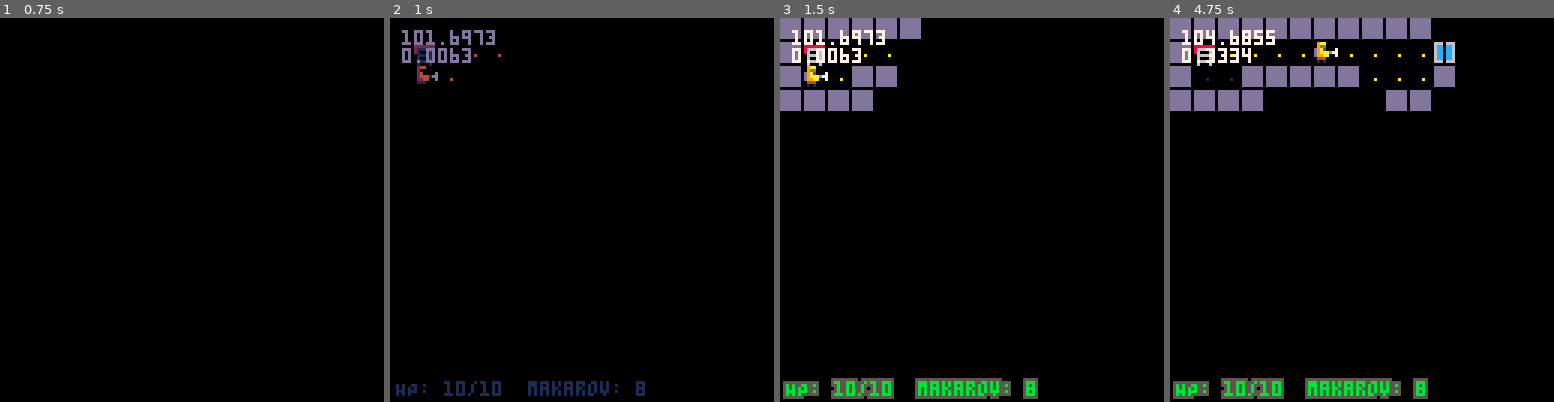
Above: before the commit, frames 1-4 (left to right).
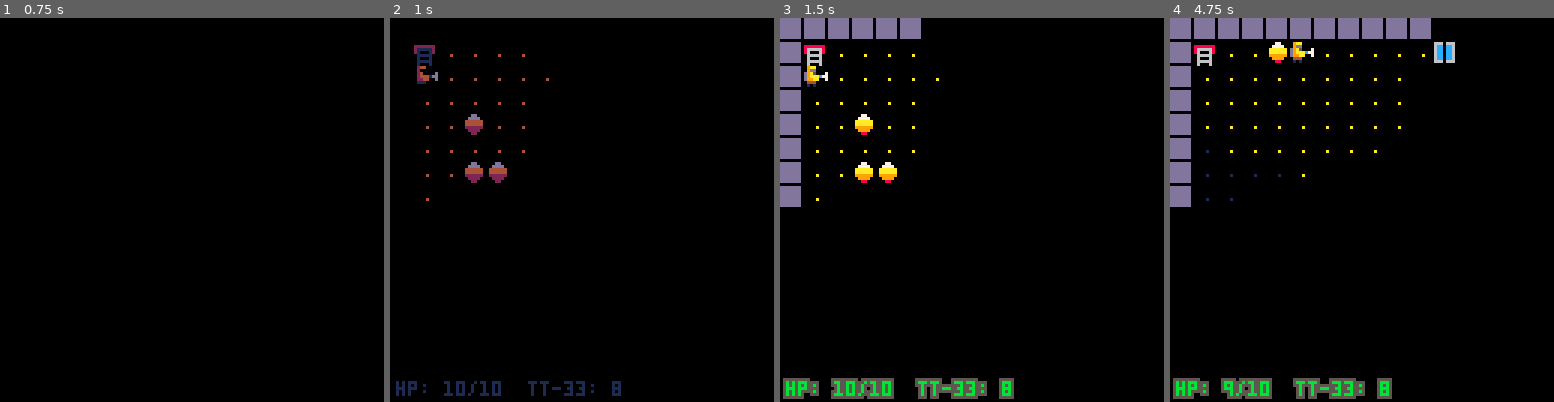
Above: after the commit, the same moments.

Repository: cjkg/zona-rl
Game: PICO-8 cartridge zona.p8
Two runs of this game, one before a commit and one after it. Both use one fixed random seed, a clock stepped at 60 frames per second and the inputs below.
Inputs:
- Up to frame 1 (0.75 s): tap X (X key) at 0.33 s; tap O (Z key) at 0.7 s
- Up to frame 2 (1 s): no input
- Up to frame 3 (1.5 s): tap X (X key) at 1.07 s
- Up to frame 4 (4.75 s): hold Right 1.6-2.1 s; tap O (Z key) every 0.4 s from 1.7 to 4.5 s; tap X (X key) at 1.85, 2.97, 4.08 s; hold Up 2.15-2.42 s; hold Right 2.47-3.03 s; hold Left 3.08-3.58 s; hold Down 3.63-3.97 s; hold Right 4.02-4.68 s; hold Up from 4.73 s (still down)

Frame 1 is identical in both runs. In frame 2, 2.1% of the frame differs, in the area x 1-67%, y 3-99%; in frame 3, 5.3%; in frame 4, 7.6%, in the area x 0-75%, y 3-100%.

Commit message:
inventory/use menus
Got rid of animap (for now, it may return), built groundwork for inventory menu and the use menu, but we need to figure out how to implement actual uses of items and picking them up. Simplified ai_attack movement, got rid of candidate system, per a suggestion on youtube.

Diff:
--- a/draws/animation/animap.lua
+++ /dev/null
@@ -1,16 +0,0 @@
-function animap()
-	tani+=1
-	if (tani<30) return
-		tani=0
-		for x=0,15 do
-			for y=0,15 do
-				local tle=mget(x,y)
-				if isin(tle,mapani.ani1) then
-					tle+=1
-				elseif isin(tle,mapani.ani2) then
-					tle-=1
-				end
-			mset(x,y,tle)
-		end
-	end
-end
--- a/draws/draw_game.lua
+++ b/draws/draw_game.lua
@@ -1,13 +1,12 @@
 function draw_game()
 	----delete/review
-	if (cpumax<stat(1)) cpumax=stat(1)
+	--[[if (cpumax<stat(1)) cpumax=stat(1)
 	if (memmax<stat(0)) memmax=stat(0)
 	debug[1]=memmax
 	debug[2]=cpumax
 	if fadeperc==1 then return end --fixes flicker
 
-	animap()
-
+	]]
 	cls()
 	map()
 	for e in all(entities) do
--- /dev/null
+++ b/draws/draw_inventory.lua
@@ -0,0 +1,44 @@
+function draw_inventory()
+    local c1,c2
+    if player.hp>=6 then
+        c1=3
+        c2=11
+    elseif player.hp>=3 then
+        c1=9
+        c2=10
+    else
+        c1=8
+        c2=9
+    end
+    rectfill2(0,0,128,128,0)
+    rectfill2(34,30,92,59,6)
+    rectfill2(36,32,88,55,5)
+    --delete/review
+	rectfill2(4,36,28,20,6)
+    pal(6,c1)
+    pal(5,c2)
+	spr(76,6,38,3,2)
+    pal()
+    print(player.hp.."/"..player.maxhp,6,49,7)
+
+    rectfill2(4,58,28,20,6)
+    rectfill2(6,60,24,16,12)
+    spr(109,4,59,3,2)
+    print(tt_ammo,6,71,7)
+    print("items",40,36,6)
+    local item_y=43
+    for i=1,maxslots do
+        if i==inv_cursor then
+            spr(79,41+min(sin(time())),item_y,1,1)
+        end
+
+        if inv[i] then
+            print(inv[i].name,50,item_y,7)
+        elseif i<=slots then
+            print("-",50,item_y,6)
+        elseif i<=maxslots then
+            print("locked",50,item_y,13)
+        end
+        item_y+=7
+    end
+end
--- /dev/null
+++ b/draws/draw_use.lua
@@ -0,0 +1,14 @@
+function draw_inventory_use()
+    local use_options=inv[inv_cursor].use_options
+    item_y=32
+    rectfill2(96,28,32,#use_options*6+8,6)
+    rectfill2(98,30,28,#use_options*6+4,5)
+    for i=1,#use_options do
+        if i==use_cursor then
+            spr(79,100+min(sin(time())),item_y,1,1)
+        end
+
+        print(use_options[i],104,item_y,7)
+        item_y+=7
+    end
+end
--- a/gameplay/ai.lua
+++ b/gameplay/ai.lua
@@ -43,21 +43,16 @@
                 local dx,dy=dirx[i],diry[i]
                 local tx,ty=m.x+dx,m.y+dy
                 if iswalkable(tx,ty,"checkmobs") then
-                    local dst=distmap[tx][ty]
+                    local dst=distmap[tx][ty]+rnd()
                     if dst<bdst then
-                        cand={}
-                        bdst=dst
-                    end
-                    if dst==bdst then
-                        add(cand,{x=dx,y=dy})
+                        bdst,bx,by=dst,dx,dy
                     end
                 end
             end
-            if #cand>0 then
-                local c=rnd(cand)
-                mobwalk(m,c.x,c.y)
-            end
+            mobwalk(m,bx,by)
+            _upd=update_ai_turn
             --todo: re-aquire target?
+            p_t=0
         end
     end
 end
--- /dev/null
+++ b/items/additem.lua
@@ -0,0 +1,15 @@
+function takeitem(itm)
+	local i=freeslot(inv)
+	if (i==0) return false
+	inv[i]=itm
+	return true
+end
+
+function freeslot(set)
+	for i=1,slots do
+		if not set[i] then
+			return i
+		end
+	end
+	return 0
+end
--- a/main.lua
+++ b/main.lua
@@ -32,13 +32,27 @@
 
 function startgame()
 	dirx,diry,mapani,dpal,p_ani,mapobjects,mobobjects,buttonbuff,fog=_g.dirx,_g.diry,_g.mapani,_g.dpal,_g.p_ani,_g.mapobjects,_g.mobobjects,-1,blankmap(1)
+	inv={{
+		x=5,
+		y=8,
+		name="gun",
+		item=true,
+		use_options={"equip","throw","trash"}
+		}}
+
+	menuitem(1,"inventory",function() showinventory() end)
+	tt_ammo=16
+	slots=3
+	maxslots=6
+	rubles=0
 
 	_upd=update_start
 	_drw=draw_start
 	float={}
 	entities={}
 	player=addmob("player",1,2)
-
+	--delete/review
+	use_options={"use","trash"}
 	unfog()
 	addmob("candycorn",4,6)
 	addmob("candycorn",3,6)
--- a/ui/drawhud.lua
+++ b/ui/drawhud.lua
@@ -6,5 +6,6 @@
     end
 
     rectfill2(0,hp_y-1,40,8,0)
-    oprint8("HP: "..player.hp.."/"..player.maxhp.."  makarov: 8",2,hp_y,11,5)
+    oprint8("hp: "..player.hp.."/"..player.maxhp.."  tt-33: 8",2,hp_y,11,5)
+    --delete/review change color when injured
 end
--- /dev/null
+++ b/ui/inventory.lua
@@ -0,0 +1,9 @@
+function showinventory(cursor)
+    if cursor then
+        inv_cursor=cursor
+    else
+        inv_cursor=1
+    end
+    _upd=update_inventory
+    _drw=draw_inventory
+end
--- /dev/null
+++ b/ui/use.lua
@@ -0,0 +1,5 @@
+function showuse()
+    use_cursor=1
+    _upd=update_inventory_use
+    _drw=draw_inventory_use
+end
--- /dev/null
+++ b/updates/update_inventory.lua
@@ -0,0 +1,15 @@
+function update_inventory()
+    --delete/review --one function for cursors?
+
+    if btnp(2) then
+        inv_cursor-=1
+    elseif btnp(3) then
+        inv_cursor+=1
+    elseif btnp(4) then
+        _upd=update_game
+        _drw=draw_game
+    elseif btnp(5) then
+        showuse()
+    end
+    inv_cursor=(inv_cursor-1)%slots+1
+end
--- /dev/null
+++ b/updates/update_use.lua
@@ -0,0 +1,10 @@
+function update_inventory_use()
+    if btnp(2) then
+        use_cursor-=1
+    elseif btnp(3) then
+        use_cursor+=1
+    elseif btnp(4) then
+        showinventory(inv_cursor)
+    end
+    use_cursor=(use_cursor-1)%#inv[inv_cursor].use_options+1
+end
--- a/zona.p8
+++ b/zona.p8
@@ -12,17 +12,26 @@
 #include utils/misc.lua
 #include utils/map.lua
 
-#include draws/animation/animap.lua
+--include draws/animation/animap.lua
 #include draws/draw_start.lua
 #include draws/draw_game.lua
 #include draws/draw_win.lua
 #include draws/draw_lose.lua
+#include draws/draw_inventory.lua
+#include draws/draw_use.lua
 
 #include gameplay/bump.lua
 #include gameplay/moveplayer.lua
 #include gameplay/step.lua
 #include gameplay/hitmob.lua
 #include gameplay/ai.lua
+
+#include items/additem.lua
+
+#include ui/floats.lua
+#include ui/drawhud.lua
+#include ui/inventory.lua
+#include ui/use.lua
 
 #include updates/update_start.lua
 #include updates/update_game.lua
@@ -30,14 +39,30 @@
 #include updates/update_lose.lua
 #include updates/update_player_turn.lua
 #include updates/update_ai_turn.lua
+#include updates/update_inventory.lua
 #include updates/button.lua
-
-#include ui/floats.lua
-#include ui/drawhud.lua
+#include updates/update_use.lua
+
 
 #include objects/entity.lua
 
 #include main.lua
+…(16 lines of a section not shown)…
 
 
 
@@ -231,10 +256,10 @@
 __map__
 3131313131313131313131313131313100000000000000000000000000000000000000000000000000000000000000000000000000000000000000000000000000000000000000000000000000000000000000000000000000000000000000000000000000000000000000000000000000000000000000000000000000000000
 3132303030303030303030343030303100000000000000000000000000000000000000000000000000000000000000000000000000000000000000000000000000000000000000000000000000000000000000000000000000000000000000000000000000000000000000000000000000000000000000000000000000000000
-3130303131313131303030313030303100000000000000000000000000000000000000000000000000000000000000000000000000000000000000000000000000000000000000000000000000000000000000000000000000000000000000000000000000000000000000000000000000000000000000000000000000000000
-3131313130303030303131313030303100000000000000000000000000000000000000000000000000000000000000000000000000000000000000000000000000000000000000000000000000000000000000000000000000000000000000000000000000000000000000000000000000000000000000000000000000000000
-3130303030303030303030313030303100000000000000000000000000000000000000000000000000000000000000000000000000000000000000000000000000000000000000000000000000000000000000000000000000000000000000000000000000000000000000000000000000000000000000000000000000000000
-3131313131313131313130313030303100000000000000000000000000000000000000000000000000000000000000000000000000000000000000000000000000000000000000000000000000000000000000000000000000000000000000000000000000000000000000000000000000000000000000000000000000000000
+3130303030303030303030313030303100000000000000000000000000000000000000000000000000000000000000000000000000000000000000000000000000000000000000000000000000000000000000000000000000000000000000000000000000000000000000000000000000000000000000000000000000000000
+3130303030303030303030313030303100000000000000000000000000000000000000000000000000000000000000000000000000000000000000000000000000000000000000000000000000000000000000000000000000000000000000000000000000000000000000000000000000000000000000000000000000000000
+3130303030303030303030313030303100000000000000000000000000000000000000000000000000000000000000000000000000000000000000000000000000000000000000000000000000000000000000000000000000000000000000000000000000000000000000000000000000000000000000000000000000000000
+3130303030303030303030313030303100000000000000000000000000000000000000000000000000000000000000000000000000000000000000000000000000000000000000000000000000000000000000000000000000000000000000000000000000000000000000000000000000000000000000000000000000000000
 3130303030303030302030313131343100000000000000000000000000000000000000000000000000000000000000000000000000000000000000000000000000000000000000000000000000000000000000000000000000000000000000000000000000000000000000000000000000000000000000000000000000000000
 3130303030303030303030313030303100000000000000000000000000000000000000000000000000000000000000000000000000000000000000000000000000000000000000000000000000000000000000000000000000000000000000000000000000000000000000000000000000000000000000000000000000000000
 3130303030303130303030313030303100000000000000000000000000000000000000000000000000000000000000000000000000000000000000000000000000000000000000000000000000000000000000000000000000000000000000000000000000000000000000000000000000000000000000000000000000000000
Not shown, changed: 55 lines of the sprite sheet (__gfx__) section of zona.p8
